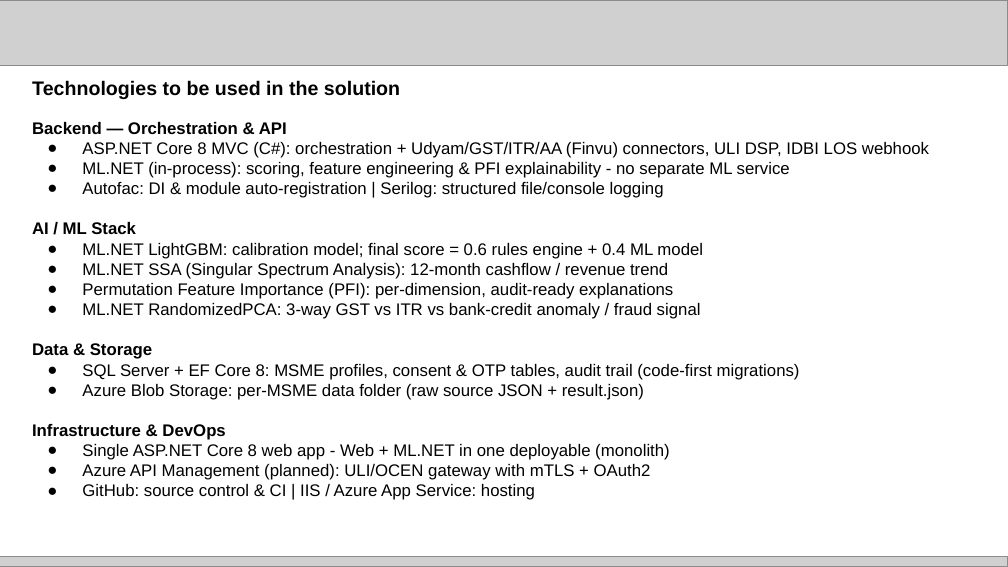
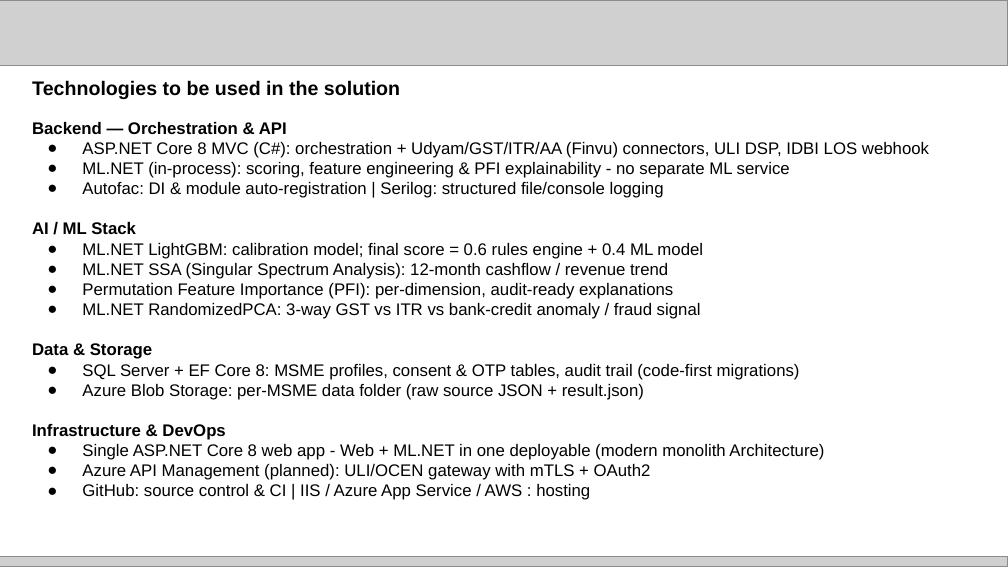
Before and after one commit to abhinavmukwane/FinRiskLensAI, a slide deck: slide 8 of Doc/Prototype Submission Deck _ IDBI Innovate.pptx. Drawn at 1008x567 pixels with LibreOffice and Linux fonts; fonts in the diff are those of the drawing; grey boxes stand for pictures. Boxes give left, top, right and bottom in pixels: in the first picture for what was removed or moved away, otherwise in the second. Text is boxed around its words. In the diff, an @@ line names an element or a change of style, - is before the commit and + after.

Commit message:
#Updated the PPT

```diff
--- a/Doc/Prototype Submission Deck _ IDBI Innovate.pptx
+++ b/Doc/Prototype Submission Deck _ IDBI Innovate.pptx
@@ text at [82, 444, 824, 460]: text changed @@
-● Single ASP.NET Core 8 web app - Web + ML.NET in one deployable (monolith)
+● Single ASP.NET Core 8 web app - Web + ML.NET in one deployable (modern monolith Architecture)
@@ text at [82, 484, 590, 500]: text changed @@
-● GitHub: source control & CI | IIS / Azure App Service: hosting
+● GitHub: source control & CI | IIS / Azure App Service / AWS : hosting
```
